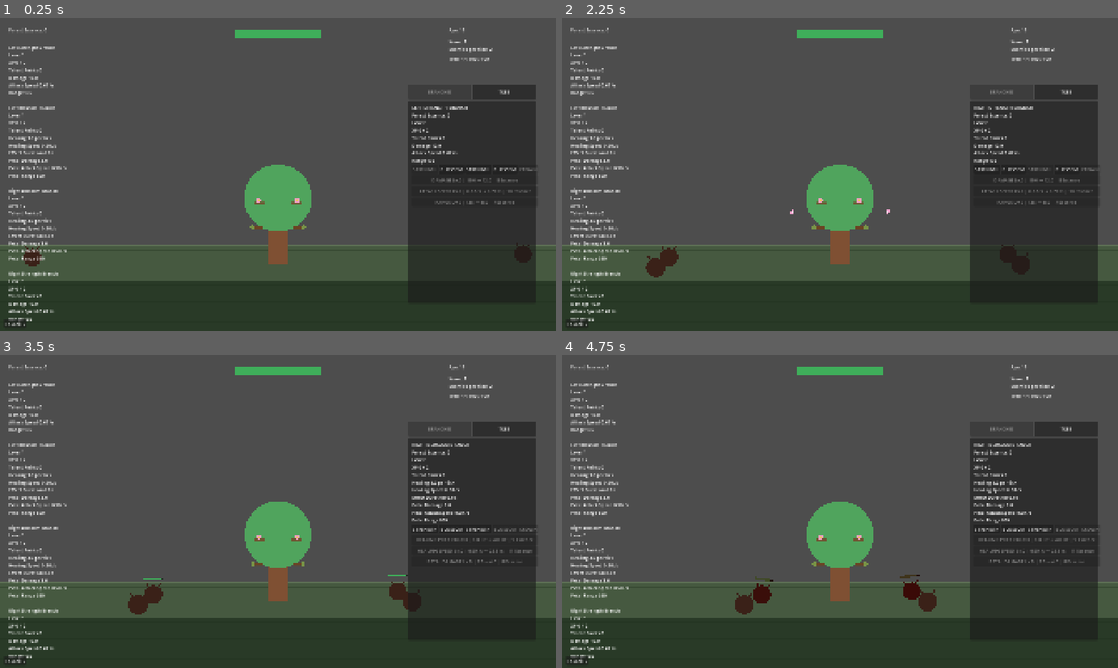
Above: before the commit, frames 1-4 (two rows, left to right).
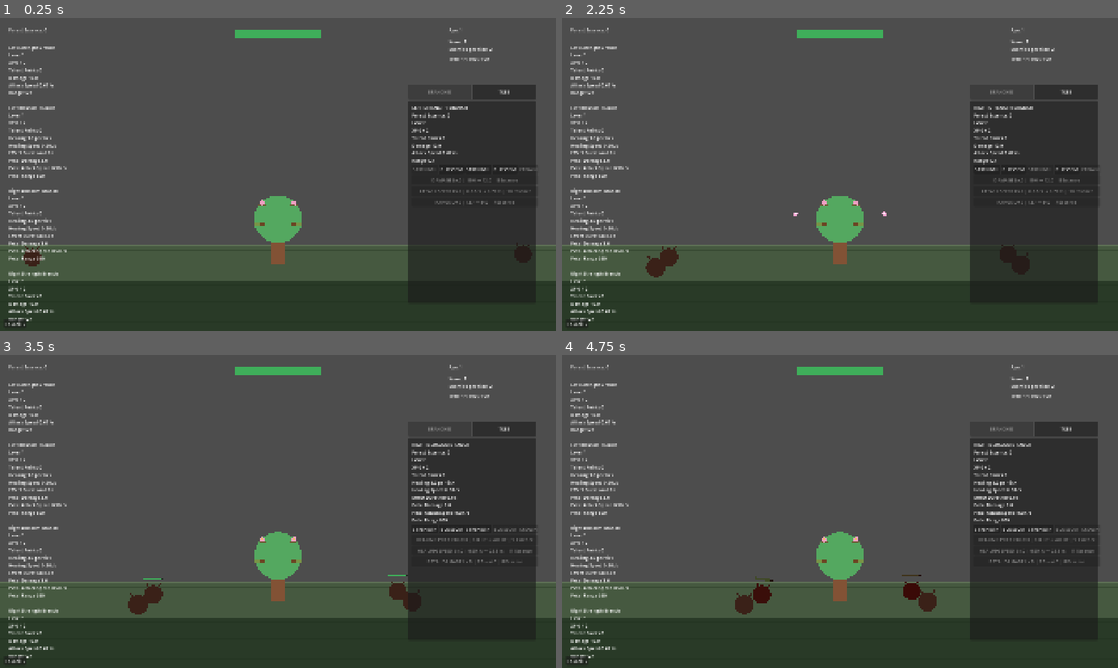
Above: after the commit, the same moments.

Repository: Triggggie/tree-guardian
Game: Godot game, scene res://scenes/main_world.tscn
The game is run twice, just before and just after one commit, with the same random seed, the same clock (stepped at 60 frames per second) and the same inputs.
Inputs:
- Up to frame 1 (0.25 s): no input
- Up to frame 2 (2.25 s): click "BLOSSOM" at 0.5 s; click "STRENGTH" at 1.25 s; click "STRENGTH" at 2 s
- Up to frame 3 (3.5 s): click "BLOSSOM" at 2.75 s
- Up to frame 4 (4.75 s): click "TREE" at 3.5 s; click "BRANCHES" at 4.25 s

The runs differ from the first frame. In frame 1, 1.7% of the frame differs, in the area x 4-88%, y 3-97%; in frame 2, 1.8%; in frame 3, 1.7%; in frame 4, 1.7%.

Commit message:
Restore default tree age

Diff:
--- a/scripts/tree.gd
+++ b/scripts/tree.gd
@@ -103,7 +103,7 @@
 
 
 var forest_essence: int = 0
-var age: int = 19
+var age: int = 1
 
 var max_health_upgrade_level: int = 0
 var health_regeneration_upgrade_level: int = 0
